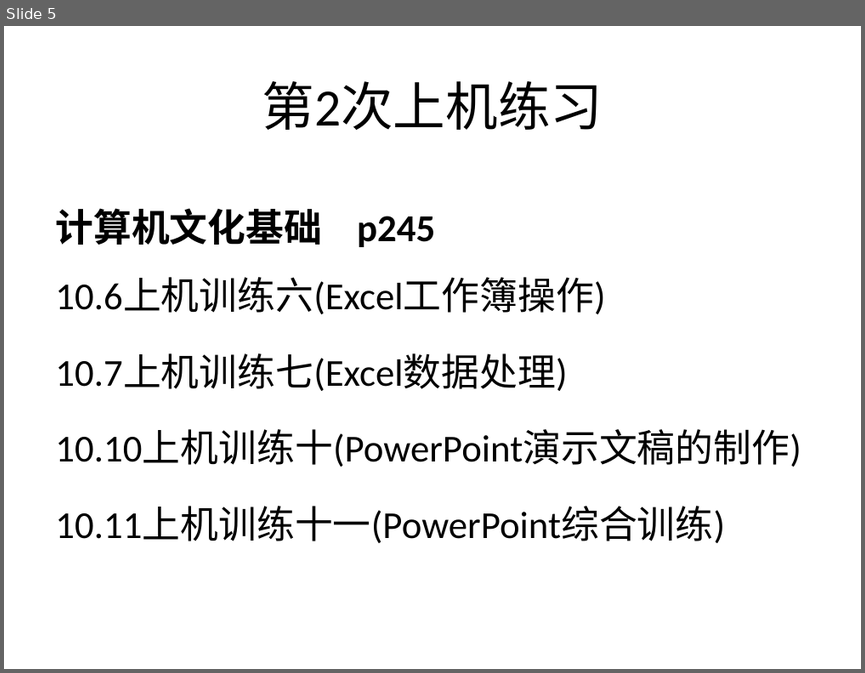
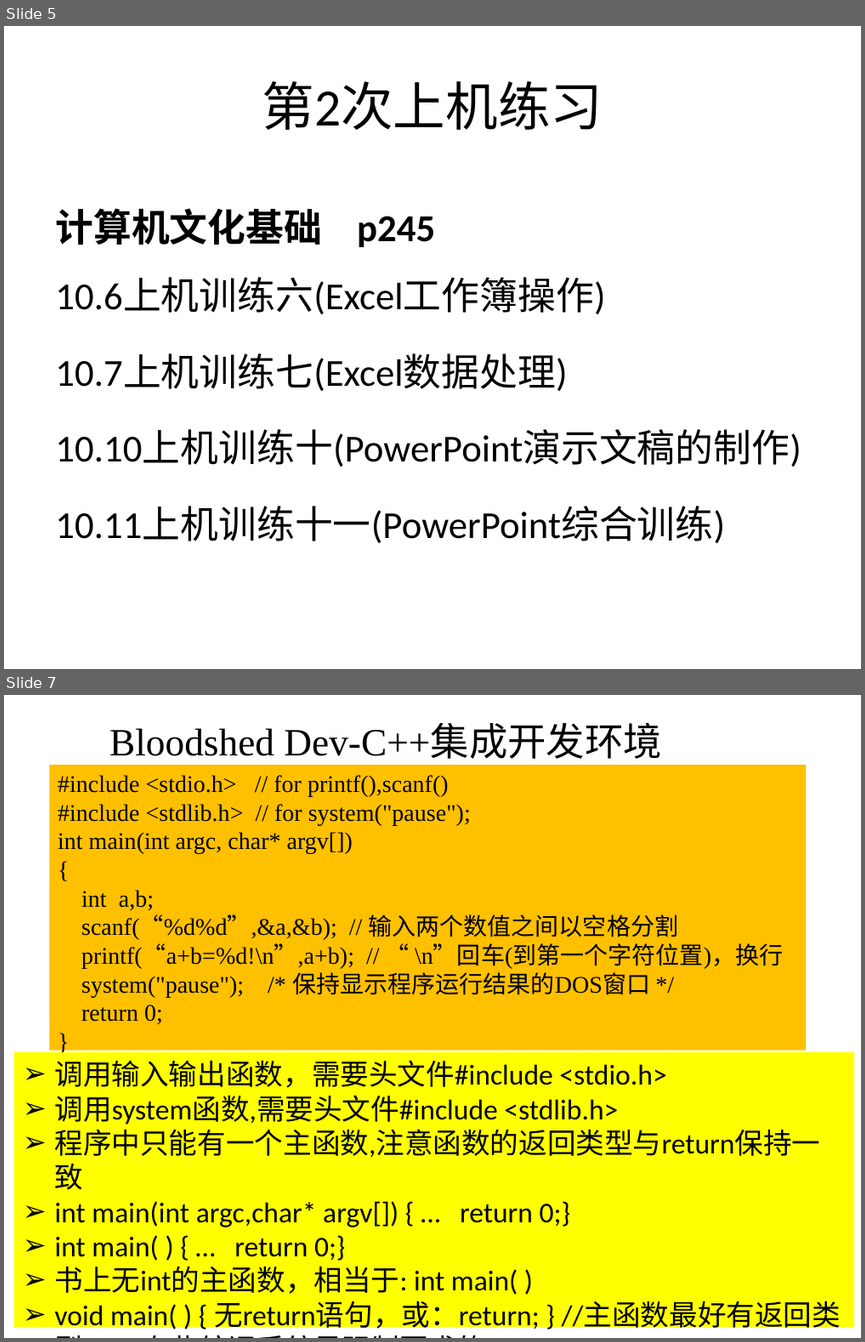
Before and after one commit to jtrfid/C-Repositories, a slide deck: 2016/上机安排.pptx. Shown one above the other, each under a label of ours: slide 5 before the commit, slides 5 and 7 after it; the slides between them are not shown. The pictures are 865x673 and 865x1342 pixels, drawn with LibreOffice and Linux fonts; fonts in the diff are those of the drawing. Boxes give left, top, right and bottom in pixels: in the first picture for what was removed or moved away, otherwise in the second. Text is boxed around its words. In the diff, an @@ line names an element or a change of style, - is before the commit and + after.

```diff
--- a/2016/上机安排.pptx
+++ b/2016/上机安排.pptx
@@ slide 7 added at box(4, 695, 861, 1338), background #FFFFFF @@
@@ title added at box(109, 726, 661, 759), 32.4 pt, text #000000 @@
+Bloodshed Dev-C++集成开发环境
@@ rectangle added at box(49, 765, 806, 1049), fill #FFC000, 20 pt, text #000000 @@
+#include <stdio.h> // for printf(),scanf()
+#include <stdlib.h> // for system("pause");
+int main(int argc, char* argv[])
+{
+int a,b;
+scanf(“%d%d”,&a,&b); // 输入两个数值之间以空格分割
+printf(“a+b=%d!\n”,a+b); // “ \n”回车(到第一个字符位置)，换行
+system("pause"); /* 保持显示程序运行结果的DOS窗口 */
+return 0;
+}
@@ rectangle added at box(14, 1052, 854, 1327), fill #FFFF00, 24 pt, text #000000 @@
+➢ 调用输入输出函数，需要头文件#include <stdio.h>
+➢ 调用system函数,需要头文件#include <stdlib.h>
+➢ 程序中只能有一个主函数,注意函数的返回类型与return保持一致
+➢ int main(int argc,char* argv[]) { … return 0;}
+➢ int main( ) { … return 0;}
+➢ 书上无int的主函数，相当于: int main( )
+➢ void main( ) { 无return语句，或：return; } //主函数最好有返回类型int，有些编译系统是强制要求的。
```
Also in this commit, not shown: 1 slide changed, 4 other slides added.
